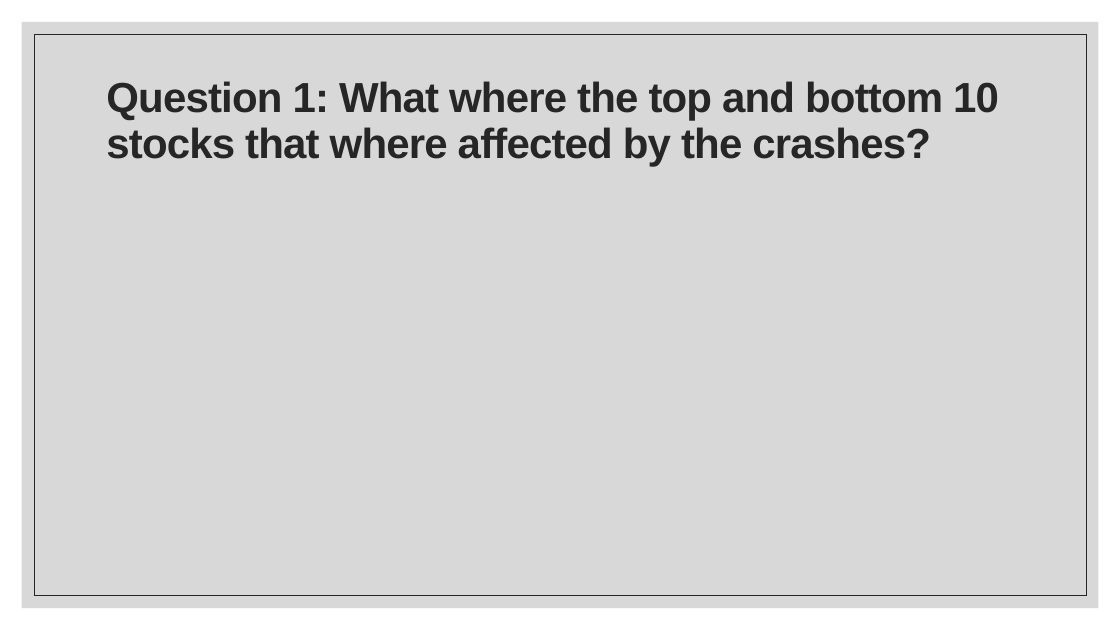
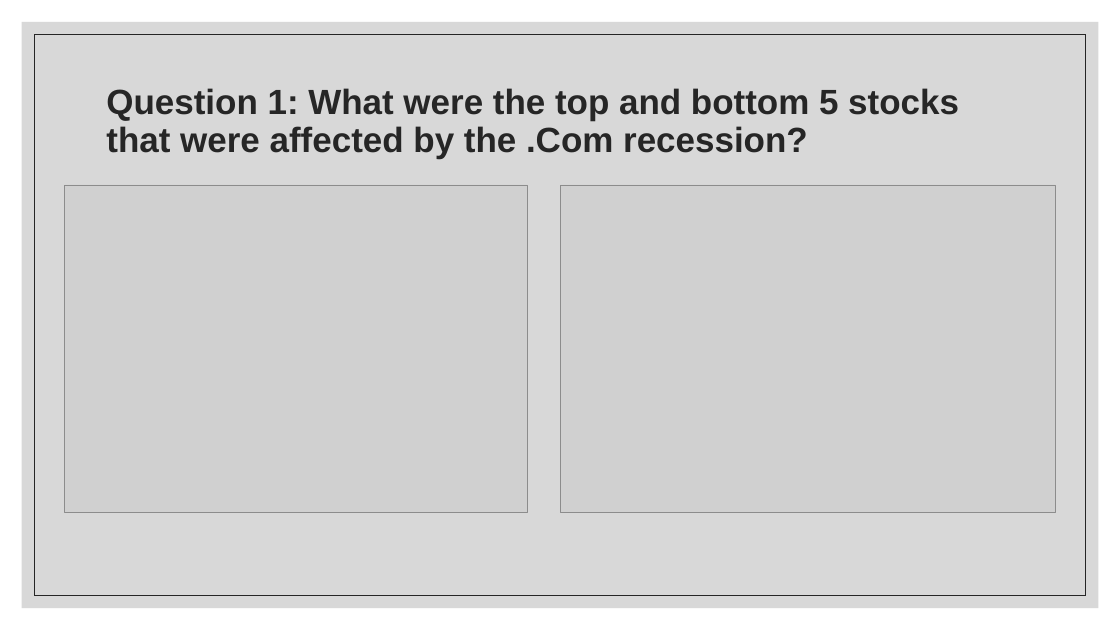
Before and after one commit to skinnms/DBC_project_1, a slide deck: slide 7 of # Archive/presentation/Stock Market Crash Analysis.pptx (slide 6 before the commit). Drawn at 1120x630 pixels with LibreOffice and Linux fonts; fonts in the diff are those of the drawing; grey boxes stand for pictures. Boxes give left, top, right and bottom in pixels: in the first picture for what was removed or moved away, otherwise in the second. Text is boxed around its words. In the diff, an @@ line names an element or a change of style, - is before the commit and + after.

```diff
--- a/# Archive/presentation/Stock Market Crash Analysis.pptx
+++ b/# Archive/presentation/Stock Market Crash Analysis.pptx
@@ rectangle at (34,34,1086,596): outline #262626 0.5 pt to #262626 0.75 pt @@
@@ title at (106,88,959,159): text changed; size 36 to 30 pt @@
-Question 1: What where the top and bottom 10 stocks that where affected by the crashes?
+Question 1: What were the top and bottom 5 stocks that were affected by the .Com recession?
@@ picture added at (65,185,528,512) @@
@@ picture added at (560,185,1055,512) @@
```
Also in this commit, not shown: 7 other slides changed, 3 slides added, 2 slides removed.
